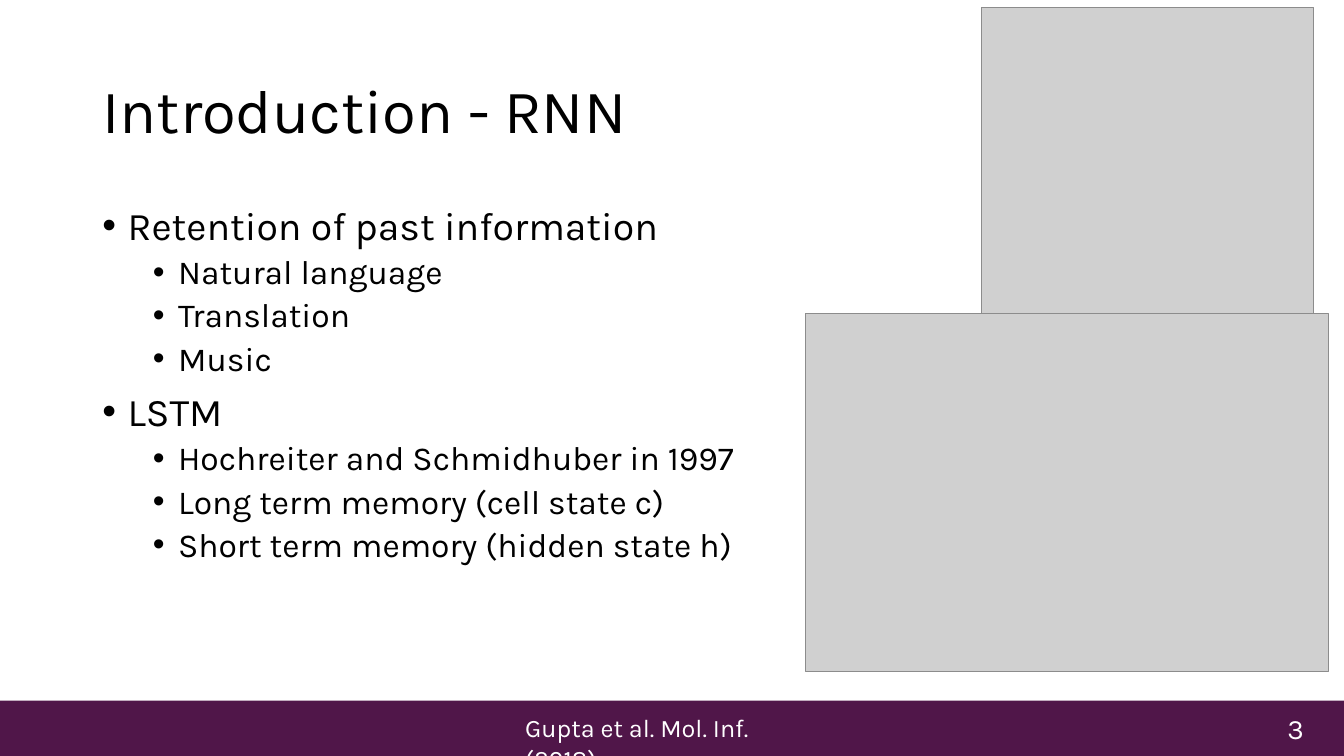
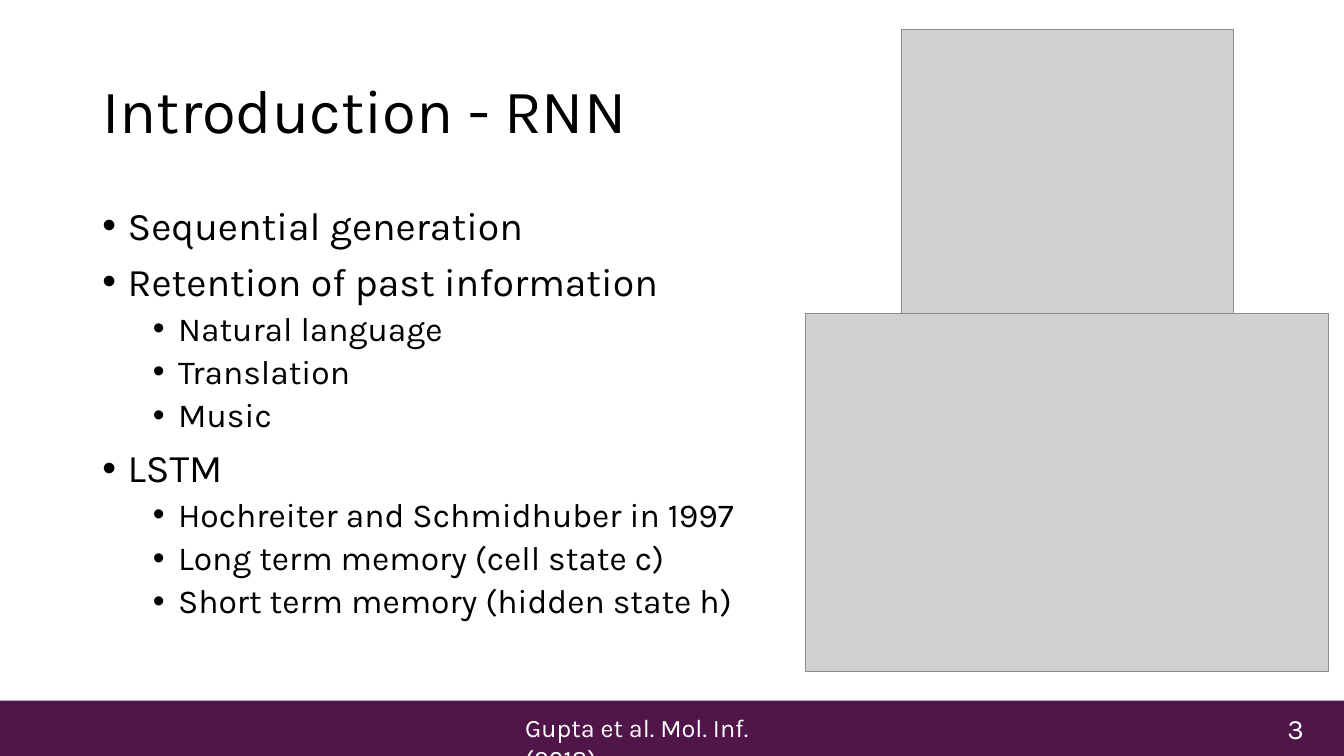
Before and after one commit to Martijn-075/ML4Chem-project-3-IV-MO, a slide deck: slide 3 of Presentation ML4CHEM project 3 iv MO.pptx. Drawn at 1344x756 pixels with LibreOffice and Linux fonts; fonts in the diff are those of the drawing; grey boxes stand for pictures; background and template pictures are left out. Boxes give left, top, right and bottom in pixels: in the first picture for what was removed or moved away, otherwise in the second. Text is boxed around its words. In the diff, an @@ line names an element or a change of style, - is before the commit and + after.

```diff
--- a/Presentation ML4CHEM project 3 iv MO.pptx
+++ b/Presentation ML4CHEM project 3 iv MO.pptx
@@ picture: place and size @@
-picture at (982, 7, 1314, 314)
+picture at (901, 29, 1233, 336)
@@ text at (128, 213, 523, 250): paragraph added @@
+• Sequential generation
```
Also in this commit, not shown: 9 other slides changed, 8 other files.
